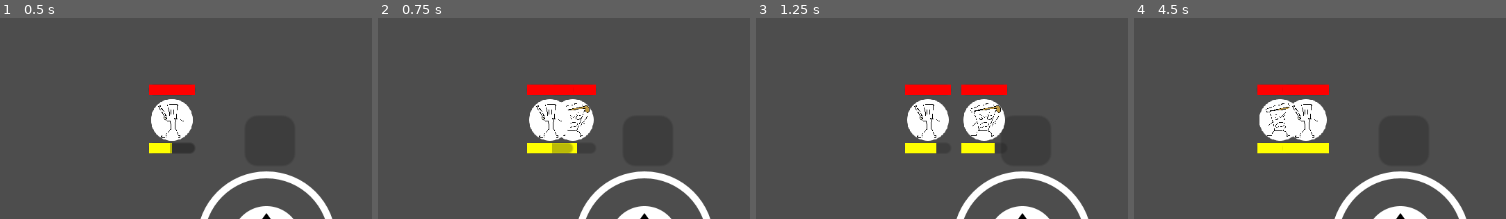
Above: before the commit, frames 1-4 (left to right).
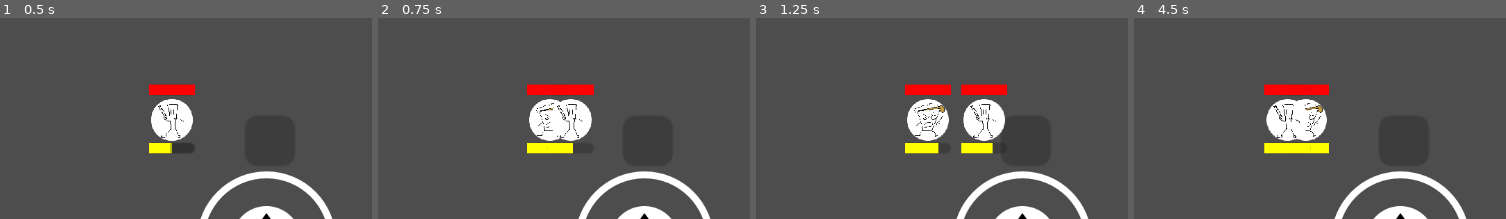
Above: after the commit, the same moments.

Repository: Treidexy/italianfighter
Game: Godot game, scene res://scenes/main.tscn
Two runs of this game, one before a commit and one after it. Both use one fixed random seed, a clock stepped at 60 frames per second and the inputs below.
Inputs (mouse positions are % of the whole screen's width and height, from its top left):
- Up to frame 1 (0.5 s): no input
- Up to frame 2 (0.75 s): tap Enter at 0.5 s; move the mouse to (74, 44) at 0.52 s; hold D (right) from 0.53 s (still down); click (74, 44) at 0.67 s
- Up to frame 3 (1.25 s): keep holding D (right)
- Up to frame 4 (4.5 s): release D (right) at 1.25 s; drag from (28, 55) to (45, 72) at 1.27 s; tap Space at 2, 3.5 s; move the mouse to (61, 25) at 2.02 s; hold D (right) 2.03-2.75 s; tap Enter at 2.75 s; drag from (45, 72) to (18, 33) at 2.77 s; move the mouse to (82, 67) at 3.52 s; hold Left (left) 3.53-4.25 s; drag from (18, 33) to (34, 22) at 4.27 s
The pictures show only the part of the screen within x 27-77%, y 24-74%; the shares and areas given below are measured in that part.

Frame 1 is identical in both runs. In frame 2, 1.4% of the frame differs, in the area x 42-59%, y 32-68%; in frame 3, 1.0%; in frame 4, 1.6%, in the area x 33-51%, y 32-68%.

Commit message:
tung has hint + def MAIN_HINT et SUPER_HINT

Diff:
--- a/scenes/main.tscn
+++ b/scenes/main.tscn
@@ -61,7 +61,7 @@
 
 [node name="Player" type="Node" parent="." node_paths=PackedStringArray("VICTIM")]
 script = ExtResource("3_jyhfs")
-VICTIM = NodePath("CapuTroop")
+VICTIM = NodePath("TungTroop")
 metadata/_custom_type_script = "uid://bmr36mnhgd4ds"
 
 [node name="CapuTroop" parent="Player" instance=ExtResource("4_tefeu")]
--- a/scenes/troops/capu/capu_troop.tscn
+++ b/scenes/troops/capu/capu_troop.tscn
@@ -9,15 +9,15 @@
 
 [sub_resource type="CircleShape2D" id="CircleShape2D_yk7wj"]
 
-[node name="CapuTroop" type="CharacterBody2D" node_paths=PackedStringArray("MAIN_HINT", "SUPER_HINT", "UI")]
+[node name="CapuTroop" type="CharacterBody2D" node_paths=PackedStringArray("UI", "MAIN_HINT", "SUPER_HINT")]
 collision_mask = 6
 motion_mode = 1
 script = ExtResource("1_pngg7")
-MAIN_HINT = NodePath("MainHint")
-SUPER_HINT = NodePath("SuperHint")
 NORMAL_STAT = ExtResource("2_d5wf6")
 HYPER_STAT = ExtResource("2_d5wf6")
 UI = NodePath("TroopUi")
+MAIN_HINT = NodePath("MainHint")
+SUPER_HINT = NodePath("SuperHint")
 metadata/_custom_type_script = "uid://b512w8g2gj5nl"
 
 [node name="TroopUi" parent="." instance=ExtResource("4_6h6eu")]
--- a/scenes/troops/tung/tung_troop.tscn
+++ b/scenes/troops/tung/tung_troop.tscn
@@ -1,20 +1,23 @@
-[gd_scene load_steps=7 format=3 uid="uid://gkkaaufyce68"]
+[gd_scene load_steps=8 format=3 uid="uid://gkkaaufyce68"]
 
 [ext_resource type="Resource" uid="uid://bn14glurtnv42" path="res://stats/troops/tung/tung_normal.tres" id="2_ax80a"]
 [ext_resource type="PackedScene" uid="uid://dw6selja8rroc" path="res://scenes/troops/troop_ui.tscn" id="2_yk7wj"]
 [ext_resource type="Resource" uid="uid://bl48do2mri5p6" path="res://stats/troops/tung/tung_hyper.tres" id="3_nra50"]
 [ext_resource type="Texture2D" uid="uid://cwwv4dlu1cm50" path="res://assets/troops/tung/tung_troop.png" id="3_qlg0r"]
 [ext_resource type="Script" uid="uid://bxnfh3aap2eps" path="res://scripts/troops/tung/tung_troop.gd" id="4_qlg0r"]
+[ext_resource type="Texture2D" uid="uid://f5ltou2le1wf" path="res://assets/troops/tung/tung_slash.png" id="6_nra50"]
 
 [sub_resource type="CircleShape2D" id="CircleShape2D_yk7wj"]
 
-[node name="TungTroop" type="CharacterBody2D" node_paths=PackedStringArray("UI")]
+[node name="TungTroop" type="CharacterBody2D" node_paths=PackedStringArray("UI", "MAIN_HINT", "SUPER_HINT")]
 collision_mask = 6
 motion_mode = 1
 script = ExtResource("4_qlg0r")
 NORMAL_STAT = ExtResource("2_ax80a")
 HYPER_STAT = ExtResource("3_nra50")
 UI = NodePath("TroopUi")
+MAIN_HINT = NodePath("MainHint")
+SUPER_HINT = NodePath("SuperHint")
 metadata/_custom_type_script = "uid://bxnfh3aap2eps"
 
 [node name="TroopUi" parent="." instance=ExtResource("2_yk7wj")]
@@ -26,3 +29,25 @@
 position = Vector2(1, 4.76837e-07)
 scale = Vector2(0.2375, 0.240625)
 texture = ExtResource("3_qlg0r")
+
+[node name="MainHint" type="Node2D" parent="."]
+visible = false
+
+[node name="Sprite2D" type="Sprite2D" parent="MainHint"]
+modulate = Color(1, 1, 1, 0.196078)
+position = Vector2(16, 6.77626e-21)
+scale = Vector2(0.4, 0.4)
+texture = ExtResource("6_nra50")
+
+[node name="SuperHint" type="Node2D" parent="."]
+visible = false
+
+[node name="ProgressBar" type="ProgressBar" parent="SuperHint"]
+anchors_preset = 4
+anchor_top = 0.5
+anchor_bottom = 0.5
+offset_top = -32.0
+offset_right = 80.0
+offset_bottom = 32.0
+grow_vertical = 2
+show_percentage = false
--- a/scripts/player.gd
+++ b/scripts/player.gd
@@ -45,9 +45,11 @@
 
 	if ts_butt != butt:
 		if ts_butt == MainOrSuper.NONE:
-			VICTIM.hide_hint();
+			VICTIM.hide_hints();
 		if ts_butt == MainOrSuper.MAIN:
-			VICTIM.show_hint();
+			VICTIM.show_main_hint();
+		if ts_butt == MainOrSuper.SUPER:
+			VICTIM.show_super_hint();
 		butt = ts_butt;
 
 func _input(event: InputEvent) -> void:
@@ -55,10 +57,8 @@
 		if event.is_released():
 			if butt == MainOrSuper.MAIN and VICTIM.can_main():
 				VICTIM.main();
-				VICTIM.hide_hint();
 			if butt == MainOrSuper.SUPER and  VICTIM.can_super():
 				VICTIM.zuper();
-			butt = MainOrSuper.NONE;
 
 func _on_button_pressed() -> void:
 	if VICTIM.can_hyper():
--- a/scripts/troops/capu/capu_troop.gd
+++ b/scripts/troops/capu/capu_troop.gd
@@ -2,18 +2,6 @@
 extends Troop
 
 @export var SLASH: PackedScene = preload("res://scenes/troops/capu/capu_slash.tscn");
-@export var MAIN_HINT: Node2D;
-@export var SUPER_HINT: Node2D;
-
-func show_hint():
-	super();
-	print('hi')
-	MAIN_HINT.visible = true;
-
-func hide_hint():
-	super();
-	print('bi')
-	MAIN_HINT.visible = false;
 
 func _physics_process(delta: float) -> void:
 	super(delta);
--- a/scripts/troops/troop.gd
+++ b/scripts/troops/troop.gd
@@ -4,6 +4,8 @@
 @export var NORMAL_STAT: Stat;
 @export var HYPER_STAT: Stat;
 @export var UI: TroopUi;
+@export var MAIN_HINT: Node2D;
+@export var SUPER_HINT: Node2D;
 
 var stat: Stat;
 var hp: float;
@@ -56,8 +58,15 @@
 
 ###
 
-func show_hint(): pass
-func hide_hint(): pass
+func show_main_hint():
+	MAIN_HINT.visible = true;
+
+func show_super_hint():
+	SUPER_HINT.visible = true;
+
+func hide_hints():
+	MAIN_HINT.visible = false;
+	SUPER_HINT.visible = false;
 
 ###
 
--- a/scripts/troops/tung/tung_stat.gd
+++ b/scripts/troops/tung/tung_stat.gd
@@ -2,6 +2,7 @@
 extends Stat
 
 @export var KB: float;
-@export var THROW_SPEED: float;
 @export var MAIN_DAMAGE: float;
 @export var SUPER_DAMAGE: float;
+@export var THROW_SPEED: float;
+@export var THROW_DIST: float;
--- a/scripts/troops/tung/tung_throw.gd
+++ b/scripts/troops/tung/tung_throw.gd
@@ -2,13 +2,12 @@
 extends Projectile
 
 @export var ROTATE_TIME: float = 0.5;
-@export var KILL_DIST: float = 5;
-var return_dist: float = 80;
-var die_dist: float = 5;
+@export var DIE_DIST: float = 5;
+var return_dist: float;
 var _origen: Vector2;
 var _forward := true;
-var _lerp := 0.7;
 
+var die_dist: float = 5;
 func _ready() -> void:
 	_origen = position;
 
@@ -20,7 +19,7 @@
 	elif not _forward:
 		rotation = (FATHER.position - position).angle();
 		velocity = velocity.length() * (FATHER.position - position).normalized();
-		if position.distance_to(FATHER.position) < die_dist:
+		if position.distance_to(FATHER.position) < DIE_DIST:
 			die();
 
 func die():
--- a/scripts/troops/tung/tung_troop.gd
+++ b/scripts/troops/tung/tung_troop.gd
@@ -3,6 +3,12 @@
 
 @export var SLASH: PackedScene = preload("res://scenes/troops/tung/tung_slash.tscn");
 @export var THROW: PackedScene = preload("res://scenes/troops/tung/tung_throw.tscn");
+
+func _physics_process(delta: float) -> void:
+	super(delta);
+	var stat := stat as TungStat;
+	MAIN_HINT.rotation = dir.angle();
+	SUPER_HINT.rotation = dir.angle();
 
 func main():
 	super();
@@ -27,4 +33,5 @@
 	proj.velocity = dir * stat.THROW_SPEED;
 	proj.damage = stat.SUPER_DAMAGE;
 	proj.kb = stat.KB;
+	proj.return_dist = stat.THROW_DIST;
 	get_tree().current_scene.add_child(proj);
--- a/stats/troops/tung/tung_hyper.tres
+++ b/stats/troops/tung/tung_hyper.tres
@@ -5,9 +5,10 @@
 [resource]
 script = ExtResource("1_a28y0")
 KB = 700.0
-THROW_SPEED = 180.0
 MAIN_DAMAGE = 1500.0
 SUPER_DAMAGE = 1000.0
+THROW_SPEED = 190.0
+THROW_DIST = 90.0
 SPEED = 80.0
 MAX_HP = 5000.0
 MAIN_COOLDOWN = 0.25
--- a/stats/troops/tung/tung_normal.tres
+++ b/stats/troops/tung/tung_normal.tres
@@ -5,9 +5,10 @@
 [resource]
 script = ExtResource("1_83lbp")
 KB = 0.0
-THROW_SPEED = 180.0
 MAIN_DAMAGE = 1800.0
 SUPER_DAMAGE = 1000.0
+THROW_SPEED = 180.0
+THROW_DIST = 80.0
 SPEED = 50.0
 MAX_HP = 5000.0
 MAIN_COOLDOWN = 0.25
